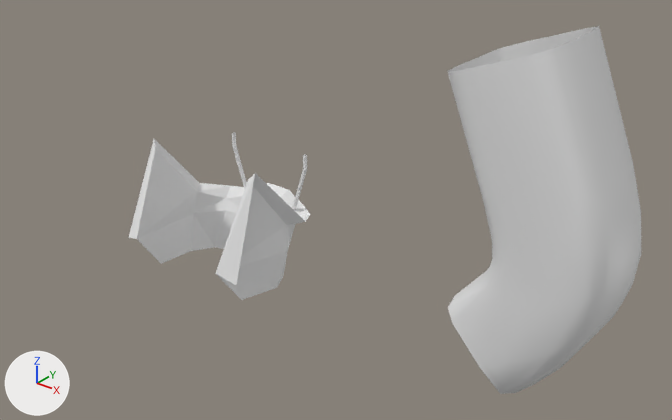
Two versions of the Blender file DescentRemake/Assets/Graphics/Models/cockpit.blend, one commit apart.
Camera for both pictures: a 50 mm lens placed at (2.11, -1.65, 1.27), pointed at (0.23, 0.7, -0.19). Arrows for +X, +Y and +Z are at lower left; the lights stay in place.

Before the edit, the objects in view are built like this:
```python
ob_beziercircle = bpy.data.objects.new('BezierCircle', cu_beziercircle)
ob_beziercircle.location = (-0.253, 1.81, -0.982)
ob_bow = bpy.data.objects.new('bow', me_cube)
ob_bow.location = (0.0, 0.937, -0.149)
ob_bow.scale = (0.521, 0.521, 0.521)
ob_frame = bpy.data.objects.new('frame', me_cube_004)
ob_frame.location = (0.0, 0.0, 0.0)
ob_frame.scale = (2.91, 30.5, 2.47)
ob_nurbspath = bpy.data.objects.new('NurbsPath', cu_nurbspath)
ob_nurbspath.location = (0.771, 1.433, -0.42)
ob_window = bpy.data.objects.new('window', me_cube_001)
ob_window.location = (-0.002, 0.373, -0.031)
```
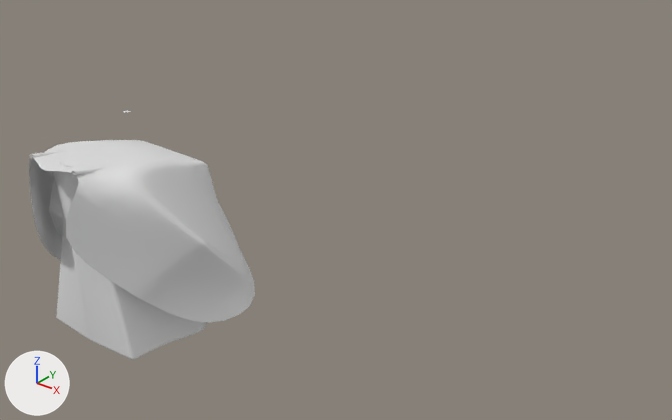
The change, as a diff of the scene's bpy script:
```diff
--- a/DescentRemake/Assets/Graphics/Models/cockpit.blend.py
+++ b/DescentRemake/Assets/Graphics/Models/cockpit.blend.py
@@ me_cube_001 @@
-me_cube_001.from_pydata(...)  # 13 vertices, 7 faces; spans x 0.003..0.312, y -0.518..0.274, z -0.159..0.258
+me_cube_001.from_pydata(...)  # 13 vertices, 7 faces; spans x 0.003..0.356, y -0.35..0.324, z -0.251..0.306
+# me_cube_001 part 1: the whole mesh is rebuilt
+# me_cube_001 part 2: the surface is now shaded smooth
@@ me_cube @@
 # used by ob_bow; location = (0.0, 0.937, -0.149); scale = (0.521, 0.521, 0.521)
-me_cube.from_pydata(...)  # 23 vertices, 15 faces; spans x 0.001..0.501, y -1.542..-0.551, z -0.484..0.481
+me_cube.from_pydata(...)  # 45 vertices, 31 faces; spans x -0.001..0.574, y -0.475..0.529, z -0.451..0.757
+# me_cube part 3: the whole mesh is rebuilt
+# me_cube part 4: the surface is now shaded smooth
 me_cube.materials.append(mat_material)
@@ cu_nurbspath_001 @@
+cu_nurbspath_001 = bpy.data.curves.new('NurbsPath.001', 'CURVE')
+cu_nurbspath_001.dimensions = '3D'
+_sp = cu_nurbspath_001.splines.new('BEZIER'); _sp.bezier_points.add(3)
+_sp.bezier_points.foreach_set('co', [0.114, 0.291, -0.258, 0.101, 0.113, 0.125, 0.0973, -0.0919, 0.204, 0.0952, -0.312, 0.254])
+_sp.bezier_points.foreach_set('handle_left', [0.095, 0.342, -0.374, 0.121, 0.162, 0.0641, 0.0984, 0.00417, 0.18, 0.0963, -0.226, 0.235])
+_sp.bezier_points.foreach_set('handle_right', [0.139, 0.223, -0.106, 0.0864, 0.076, 0.172, 0.0967, -0.143, 0.217, 0.0935, -0.44, 0.282])
+for _p, _l, _r in zip(_sp.bezier_points, ['ALIGNED', 'ALIGNED', 'ALIGNED', 'ALIGNED'], ['ALIGNED', 'ALIGNED', 'ALIGNED', 'ALIGNED']): _p.handle_left_type = _l; _p.handle_right_type = _r
+_sp.bezier_points.foreach_set('radius', [0.8, 0.8, 0.8, 0.8])
+_sp.bezier_points.foreach_set('tilt', [-0.78, -0.772, -0.702, -0.438])
+_sp.order_u = 0
+_sp.order_v = 0
+_sp.resolution_u = 6
+cu_nurbspath_001.use_path = True
+cu_nurbspath_001.use_path_clamp = True
+cu_nurbspath_001.bevel_mode = 'OBJECT'
+cu_nurbspath_001.bevel_resolution = 0
+cu_nurbspath_001.resolution_u = 6
+cu_nurbspath_001.fill_mode = 'HALF'
+cu_nurbspath_001.bevel_object = ob_frameshape
@@ cu_beziercircle_001 @@
+cu_beziercircle_001 = bpy.data.curves.new('BezierCircle.001', 'CURVE')
+cu_beziercircle_001.dimensions = '2D'
+_sp = cu_beziercircle_001.splines.new('BEZIER'); _sp.bezier_points.add(7)
+_sp.bezier_points.foreach_set('co', [-0.0000327, 0.00696, 0.0, 0.00859, -0.000903, 0.0, 0.00556, -0.00487, 0.0, 0.00251, -0.00826, 0.0, -0.0000812, -0.0109, 0.0, -0.00334, -0.00829, 0.0, -0.00609, -0.00492, 0.0, -0.00939, -0.000533, 0.0])
+_sp.bezier_points.foreach_set('handle_left', [-0.00937, 0.00696, 0.0, 0.00859, 0.00702, 0.0, 0.00849, -0.00482, 0.0, 0.00252, -0.00479, 0.0, 0.00354, -0.0109, 0.0, -0.00336, -0.0119, 0.0, -0.00324, -0.00492, 0.0, -0.00937, -0.00549, 0.0])
+_sp.bezier_points.foreach_set('handle_right', [0.00862, 0.00696, 0.0, 0.00859, -0.00554, 0.0, 0.00256, -0.00492, 0.0, 0.0025, -0.0118, 0.0, -0.00433, -0.0109, 0.0, -0.00331, -0.00479, 0.0, -0.00957, -0.00491, 0.0, -0.00944, 0.00695, 0.0])
+for _p, _l, _r in zip(_sp.bezier_points, ['ALIGNED', 'ALIGNED', 'ALIGNED', 'ALIGNED', 'ALIGNED', 'ALIGNED', 'ALIGNED', 'ALIGNED'], ['ALIGNED', 'ALIGNED', 'ALIGNED', 'ALIGNED', 'ALIGNED', 'ALIGNED', 'ALIGNED', 'ALIGNED']): _p.handle_left_type = _l; _p.handle_right_type = _r
+_sp.bezier_points.foreach_set('radius', [0.74, 0.74, 0.74, 0.74, 0.74, 0.74, 0.74, 0.74])
+_sp.order_u = 0
+_sp.order_v = 0
+_sp.resolution_u = 4
+_sp.use_cyclic_u = True
+cu_beziercircle_001.use_path = True
+cu_beziercircle_001.use_path_clamp = True
+cu_beziercircle_001.bevel_resolution = 0
+cu_beziercircle_001.resolution_u = 4
+cu_beziercircle_001.render_resolution_u = 3
+cu_beziercircle_001.fill_mode = 'BOTH'
@@ ob_beziercircle @@
-ob_beziercircle = bpy.data.objects.new('BezierCircle', cu_beziercircle)
@@ ob_nurbspath @@
-ob_nurbspath = bpy.data.objects.new('NurbsPath', cu_nurbspath)
@@ ob_window @@
 ob_window = bpy.data.objects.new('window', me_cube_001)
-ob_window.location = (-0.002, 0.373, -0.031)
+ob_window.location = (-0.002, 0.0, -0.04)
 _m = ob_window.modifiers.new('Mirror', 'MIRROR')
@@ ob_window @@
 _m = ob_window.modifiers.new('Subsurf', 'SUBSURF')
 _m.levels = 3
-ob_window.hide_viewport = True
@@ ob_frame @@
-ob_frame = bpy.data.objects.new('frame', me_cube_004)
@@ ob_bow @@
 ob_bow = bpy.data.objects.new('bow', me_cube)
-ob_bow.location = (0.0, 0.937, -0.149)
+ob_bow.location = (0.0, 0.006, -0.149)
 ob_bow.scale = (0.521, 0.521, 0.521)
@@ ob_bow @@
 _m = ob_bow.modifiers.new('Mirror', 'MIRROR')
 _m.merge_threshold = 0.025
+_m = ob_bow.modifiers.new('Bevel', 'BEVEL')
+_m.width = 0.02
+_m.width_pct = 0.02
+_m.segments = 4
+_m.limit_method = 'NONE'
+_m.spread = 0.0
@@ ob_windowframe @@
+ob_windowframe = bpy.data.objects.new('windowFrame', cu_nurbspath_001)  # modifiers MIRROR
+ob_windowframe.location = (0.0, 0.036, 0.0)
@@ ob_frameshape @@
+ob_frameshape = bpy.data.objects.new('frameShape', cu_beziercircle_001)
+ob_frameshape.location = (0.0, 0.0, 0.332)
```

What differs and where, as boxes (x1, y1, x2, y2) in the pictures (672 x 420 px; the box of a moved part takes in the faces that stretch with it):
'NurbsPath', deleted: before (447, 26, 641, 394)
'window', shown: after (29, 140, 255, 323)
'bow', reshaped, moved, modifiers changed: before (128, 139, 310, 300); after (49, 162, 207, 360)
'frame', deleted: before (232, 132, 307, 209)
'windowFrame', added: after (30, 151, 240, 249)
part 1 of me_cube_001, moved or reshaped (not visible before): after (29, 140, 255, 323)
part 3 of me_cube, built on: before (128, 139, 310, 300); after (49, 162, 207, 360)
